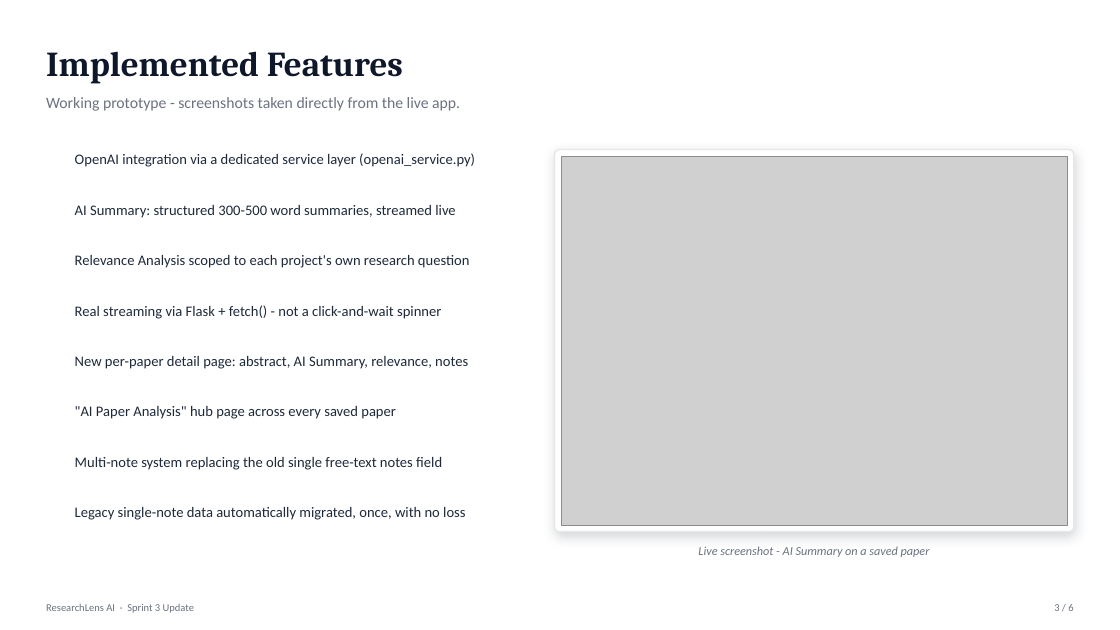
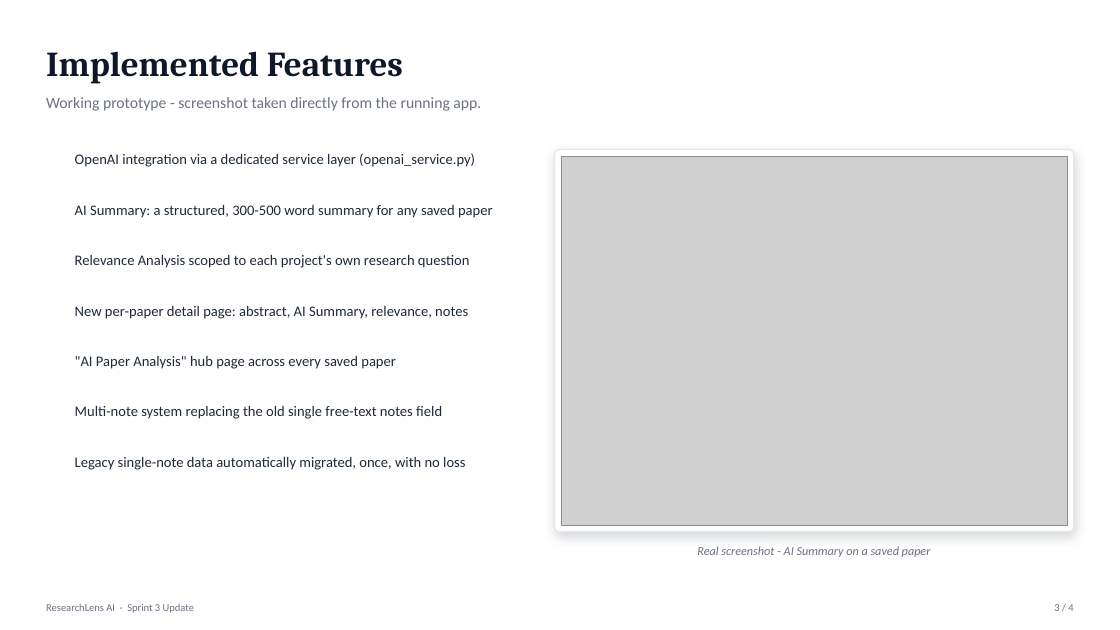
Before and after one commit to EmmanuelOrunta/researchlens-ai, a slide deck: slide 3 of presentations/ResearchLens_AI_Sprint3_Update.pptx. Drawn at 1120x630 pixels with LibreOffice and Linux fonts; fonts in the diff are those of the drawing; grey boxes stand for pictures; background and template pictures are left out. Boxes give left, top, right and bottom in pixels: in the first picture for what was removed or moved away, otherwise in the second. Text is boxed around its words. In the diff, an @@ line names an element or a change of style, - is before the commit and + after.

Commit message:
Update ResearchLens AI presentation with enhanced summary visuals and formatting

```diff
--- a/presentations/ResearchLens_AI_Sprint3_Update.pptx
+++ b/presentations/ResearchLens_AI_Sprint3_Update.pptx
@@ text at box(46, 97, 481, 111): text changed @@
-Working prototype - screenshots taken directly from the live app.
+Working prototype - screenshot taken directly from the running app.
@@ text at box(75, 205, 493, 218): text changed @@
-AI Summary: structured 300-500 word summaries, streamed live
+AI Summary: a structured, 300-500 word summary for any saved paper
@@ text removed at box(75, 305, 441, 319) @@
-Real streaming via Flask + fetch() - not a click-and-wait spinner
@@ 4 texts: place and size @@
-4 texts at box(75, 356, 468, 520)
+4 texts at box(75, 306, 468, 470)
@@ text at box(697, 546, 931, 557): text changed @@
-Live screenshot - AI Summary on a saved paper
+Real screenshot - AI Summary on a saved paper
@@ text at box(1054, 604, 1073, 611): text changed @@
-3 / 6
+3 / 4
```
Also in this commit, not shown: 3 other slides changed, 2 slides removed.
